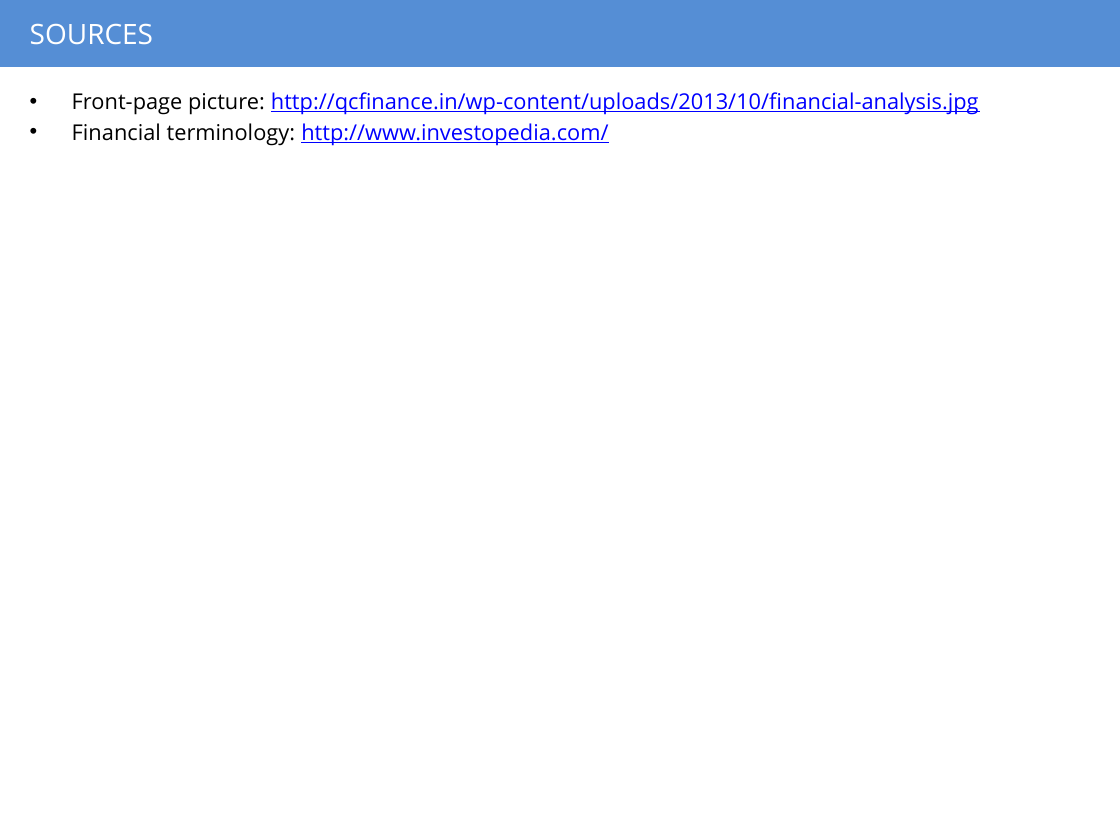
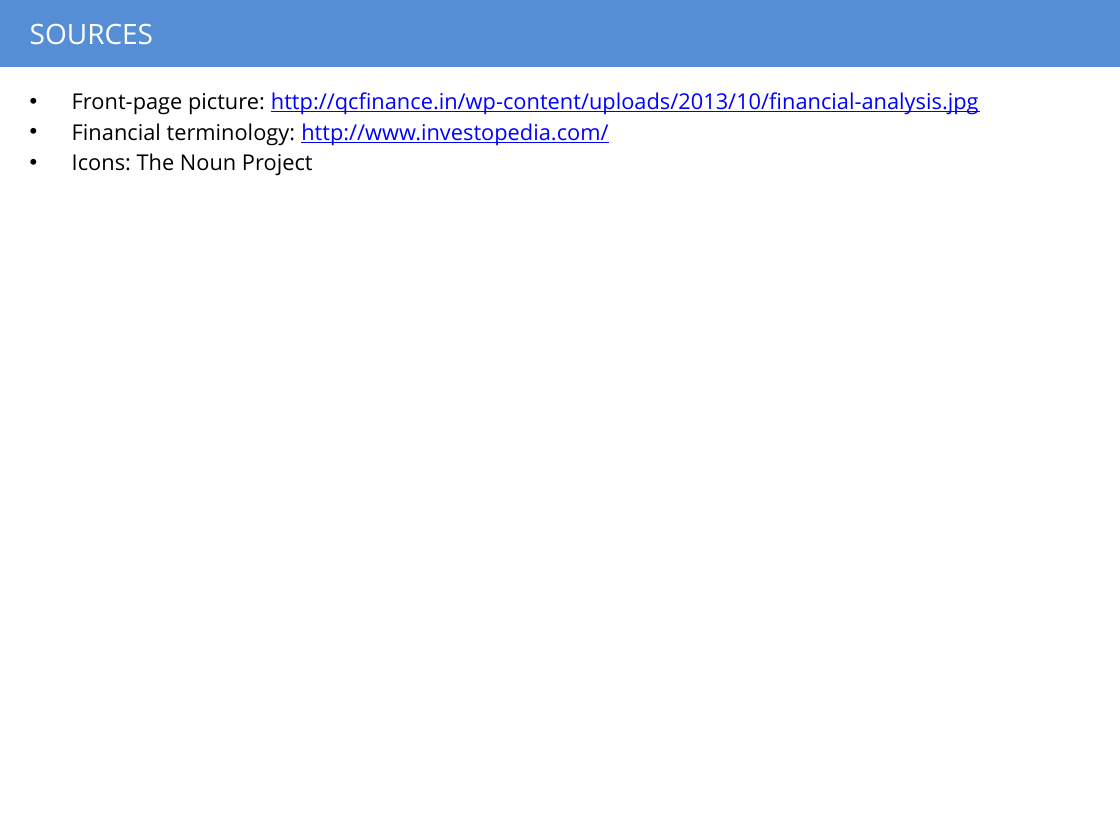
Before and after one commit to elleismatic/stat133-final, a slide deck: slide 8 of report/extra_credit_presentation.pptx. Drawn at 1120x840 pixels with LibreOffice and Linux fonts; fonts in the diff are those of the drawing. Boxes give left, top, right and bottom in pixels: in the first picture for what was removed or moved away, otherwise in the second. Text is boxed around its words. In the diff, an @@ line names an element or a change of style, - is before the commit and + after.

```diff
--- a/report/extra_credit_presentation.pptx
+++ b/report/extra_credit_presentation.pptx
@@ text at (72,153,313,176): paragraph added @@
+• Icons: The Noun Project
```
Also in this commit, not shown: 3 other slides changed.
